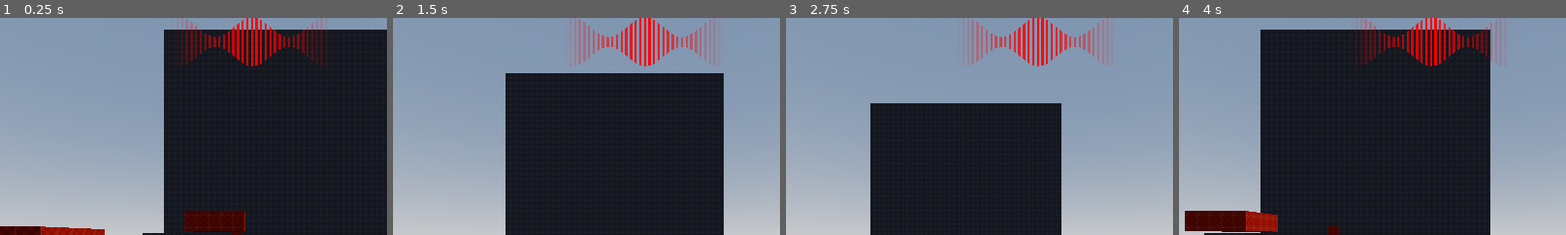
Above: before the commit, frames 1-4 (left to right).
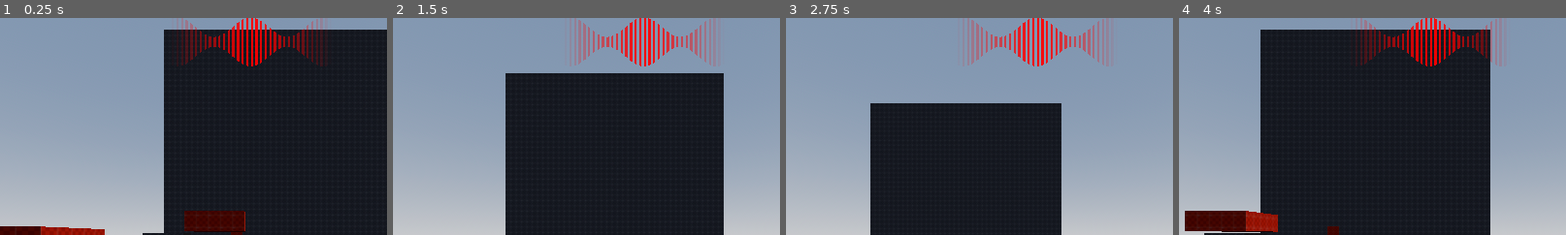
Above: after the commit, the same moments.

Repository: WasteIy/GameOff2025
Game: Godot game, scene res://Scenes/Levels/test_level.tscn
Two runs of this game, one before a commit and one after it. Both use one fixed random seed, a clock stepped at 60 frames per second and the inputs below.
Inputs (mouse positions are % of the whole screen's width and height, from its top left):
- Up to frame 1 (0.25 s): no input
- Up to frame 2 (1.5 s): tap Enter at 0.5 s; move the mouse to (72, 45) at 0.52 s; hold D (right) 0.53-1.28 s; click (72, 45) at 0.67 s; tap Space (jump) at 0.77 s; move the mouse to (30, 55) at 1.27 s; hold S (backward) from 1.28 s (still down)
- Up to frame 3 (2.75 s): tap Space (jump) at 1.52 s; move the mouse to (60, 28) at 2.02 s; release S (backward) at 2.03 s; hold D (right) from 2.03 s (still down)
- Up to frame 4 (4 s): move the mouse to (45, 70) at 2.77 s; release D (right) at 2.78 s; hold W (forward) 2.78-3.53 s; click (45, 70) at 2.92 s; tap Space (jump) at 3.02, 3.77 s; move the mouse to (80, 65) at 3.52 s; hold A (left) from 3.53 s (still down)
The pictures show only the part of the screen within x 18-68%, y 0-50%; the shares and areas given below are measured in that part.

The runs differ from the first frame. In frame 1, 0.1% of the frame differs, in the area x 46-84%, y 0-23%; in frame 2, 0.1%; in frame 3, 0.1%; in frame 4, 0.1%.

Commit message:
Make waves on UIColor better

Diff:
--- a/Assets/Shaders/UI_Color.gdshader
+++ b/Assets/Shaders/UI_Color.gdshader
@@ -15,7 +15,7 @@
 
 void fragment() {
 	float uvX = UV.x - 0.5;
-	float sinX = sin((uvX + PI/2.0 + 1.0) * 14.0 * sFreq);
+	float sinX = -cos(uvX * 14.0 * sFreq);
 	sinX = (sinX + 1.0) / 5.0;
 
 	float distanceToCenter = abs(uvX) / 0.5;
--- a/Scenes/UI/UI_color_script.gd
+++ b/Scenes/UI/UI_color_script.gd
@@ -23,8 +23,8 @@
 			tween.tween_property(material, "shader_parameter/sFreq", 1.0, 0.2)
 			tween.parallel().tween_property(material, "shader_parameter/color_offset", 0.0, 0.2)
 		GameController.ColorEnum.GREEN:
-			tween.tween_property(material, "shader_parameter/sFreq", 1.35, 0.2)
+			tween.tween_property(material, "shader_parameter/sFreq", 1.5, 0.2)
 			tween.parallel().tween_property(material, "shader_parameter/color_offset", 0.3, 0.2)
 		GameController.ColorEnum.BLUE:
-			tween.tween_property(material, "shader_parameter/sFreq", 1.78, 0.2)
+			tween.tween_property(material, "shader_parameter/sFreq", 2.0, 0.2)
 			tween.parallel().tween_property(material, "shader_parameter/color_offset", 0.7, 0.2)
